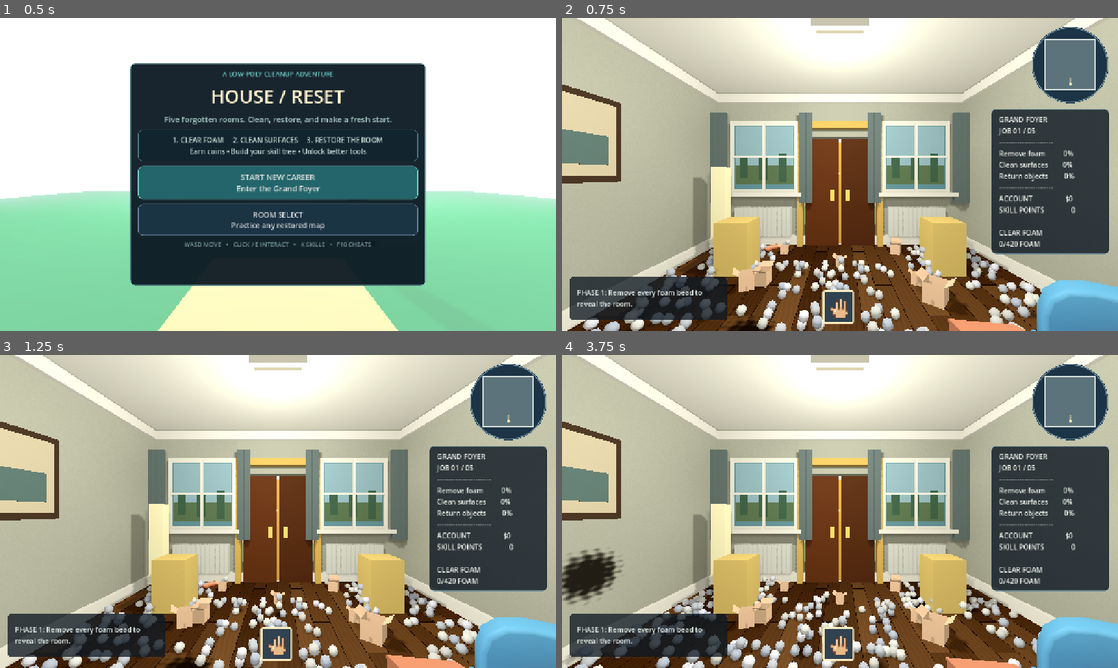
Above: before the commit, frames 1-4 (two rows, left to right).
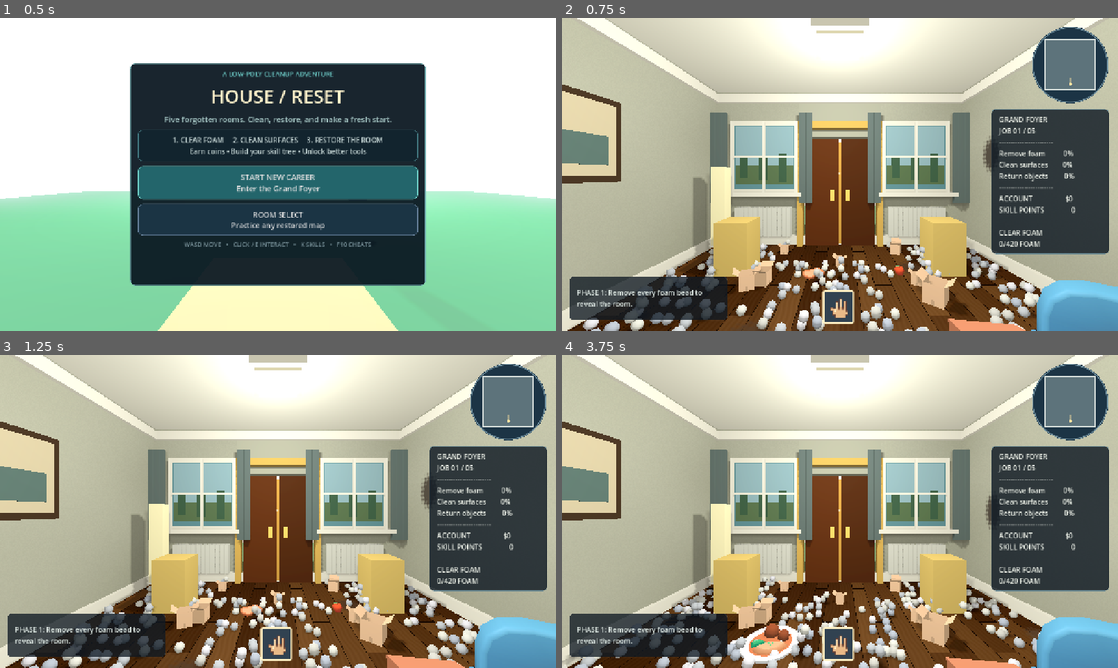
Above: after the commit, the same moments.

Repository: OuanEng/gay
Game: Godot game, scene res://house_main.tscn
The game is run twice, just before and just after one commit, with the same random seed, the same clock (stepped at 60 frames per second) and the same inputs.
Inputs (mouse positions are in pixels of both pictures, inside the frame that each line leads up to):
- Up to frame 1 (0.5 s): no input
- Up to frame 2 (0.75 s): click "START NEW CAREER Enter the Gr…" at 0.5 s
- Up to frame 3 (1.25 s): no input
- Up to frame 4 (3.75 s): click (840, 642) at 1.25 s; tap Enter at 2 s; move the mouse to (867, 511) at 2.02 s; hold W 2.03-3.5 s; tap R at 2.1 s; click (867, 511) at 2.17 s; move the mouse to (812, 511) at 2.77 s; tap M at 2.85 s; click "START NEW CAREER Enter the Gr…" at 3.5 s

Frame 1 is identical in both runs. In frame 2, 0.5% of the frame differs, in the area x 28-78%, y 37-100%; in frame 3, 0.5%; in frame 4, 2.2%, in the area x 0-86%, y 44-99%.

Commit message:
Expand cleaning jobs and add branching skill tree

Diff:
--- a/house_game.gd
+++ b/house_game.gd
@@ -118,8 +118,8 @@
 var misplaced_items: Array[StaticBody3D] = []
 var cleaned_surfaces := 0
 var organized_items := 0
-var room_dirt_counts := [2, 3, 4, 5, 7]
-var room_item_counts := [2, 3, 4, 5, 7]
+var room_dirt_counts := [5, 9, 14, 20, 28]
+var room_item_counts := [3, 5, 8, 12, 17]
 var cleanup_room_names := ["GRAND FOYER", "GUEST ROOM", "DINING HALL", "LIBRARY", "BALLROOM"]
 var cleanup_foam_counts := [420, 800, 1400, 2100, 3000]
 var phase_names := ["CLEAR FOAM", "CLEAN SURFACES", "ORGANIZE ROOM"]
@@ -658,48 +658,76 @@
 	skill_panel.anchor_right = 0.5
 	skill_panel.anchor_top = 0.5
 	skill_panel.anchor_bottom = 0.5
-	skill_panel.offset_left = -360.0
-	skill_panel.offset_right = 360.0
-	skill_panel.offset_top = -280.0
-	skill_panel.offset_bottom = 280.0
+	skill_panel.offset_left = -570.0
+	skill_panel.offset_right = 570.0
+	skill_panel.offset_top = -330.0
+	skill_panel.offset_bottom = 330.0
 	skill_panel.add_theme_stylebox_override("panel", ui_panel_style(Color(0.035, 0.075, 0.11, 0.98), Color("8a6fd1")))
 	skill_panel.mouse_filter = Control.MOUSE_FILTER_STOP
 	root.add_child(skill_panel)
-	var column := VBoxContainer.new()
-	column.add_theme_constant_override("separation", 10)
-	skill_panel.add_child(column)
+	var tree := Control.new()
+	tree.custom_minimum_size = Vector2(1100, 620)
+	tree.set_script(load("res://skill_tree_backdrop.gd"))
+	tree.set("game", self)
+	skill_panel.add_child(tree)
 	var title := Label.new()
 	title.text = "CLEANER SKILL TREE"
 	title.horizontal_alignment = HORIZONTAL_ALIGNMENT_CENTER
+	title.position = Vector2(0, 8)
+	title.size = Vector2(1100, 40)
 	title.add_theme_font_size_override("font_size", 30)
 	title.add_theme_color_override("font_color", Color("eadcff"))
-	column.add_child(title)
+	tree.add_child(title)
 	skill_points_label = Label.new()
 	skill_points_label.horizontal_alignment = HORIZONTAL_ALIGNMENT_CENTER
+	skill_points_label.position = Vector2(0, 48)
+	skill_points_label.size = Vector2(1100, 30)
 	skill_points_label.add_theme_font_size_override("font_size", 20)
-	column.add_child(skill_points_label)
+	tree.add_child(skill_points_label)
 	var intro := Label.new()
-	intro.text = "Spend points earned from restored rooms. Each branch has 3 levels."
+	intro.text = "Buy each branch from bottom to top  •  Every restored room earns 1 skill point"
 	intro.horizontal_alignment = HORIZONTAL_ALIGNMENT_CENTER
+	intro.position = Vector2(0, 78)
+	intro.size = Vector2(1100, 26)
 	intro.add_theme_color_override("font_color", Color("b9cbd2"))
-	column.add_child(intro)
-	var grid := GridContainer.new()
-	grid.columns = 2
-	grid.add_theme_constant_override("h_separation", 10)
-	grid.add_theme_constant_override("v_separation", 10)
-	column.add_child(grid)
+	tree.add_child(intro)
+	var legend := Label.new()
+	legend.text = "FILLED = OWNED     BRIGHT RING = AVAILABLE     GRAY = LOCKED"
+	legend.position = Vector2(22, 560)
+	legend.size = Vector2(620, 28)
+	legend.add_theme_font_size_override("font_size", 14)
+	legend.add_theme_color_override("font_color", Color("91a1ad"))
+	tree.add_child(legend)
 	var labels := ["QUICK HANDS", "FOAM BLOWER", "DEEP CLEAN", "ORGANIZER MAGNET", "LIGHT FEET"]
-	for i in labels.size():
-		var button := Button.new()
-		button.custom_minimum_size = Vector2(325.0, 68.0)
-		button.pressed.connect(upgrade_skill.bind(i))
-		grid.add_child(button)
-		skill_buttons.append(button)
+	var colors := [Color("35e68a"), Color("35bce6"), Color("f4c430"), Color("e865ce"), Color("ff5b5b")]
+	var branch_x := [110.0, 330.0, 550.0, 770.0, 990.0]
+	var node_y := [400.0, 295.0, 190.0]
+	for branch in labels.size():
+		var branch_label := Label.new()
+		branch_label.text = labels[branch]
+		branch_label.horizontal_alignment = HORIZONTAL_ALIGNMENT_CENTER
+		branch_label.position = Vector2(branch_x[branch] - 100, 118)
+		branch_label.size = Vector2(200, 30)
+		branch_label.add_theme_font_size_override("font_size", 17)
+		branch_label.add_theme_color_override("font_color", colors[branch])
+		tree.add_child(branch_label)
+		for tier in 3:
+			var button := Button.new()
+			button.position = Vector2(branch_x[branch] - 41, node_y[tier] - 41)
+			button.size = Vector2(82, 82)
+			button.add_theme_font_size_override("font_size", 13)
+			button.set_meta("branch", branch)
+			button.set_meta("tier", tier + 1)
+			button.set_meta("branch_color", colors[branch])
+			button.pressed.connect(upgrade_skill_node.bind(branch, tier + 1))
+			tree.add_child(button)
+			skill_buttons.append(button)
 	var close := Button.new()
 	close.text = "CLOSE SKILL TREE    [K]"
-	close.custom_minimum_size.y = 44.0
+	close.position = Vector2(845, 548)
+	close.size = Vector2(235, 48)
 	close.pressed.connect(close_skill_tree)
-	column.add_child(close)
+	tree.add_child(close)
 	skill_panel.visible = false
 	update_skill_tree()
 
@@ -989,12 +1017,16 @@
 
 
 func upgrade_skill(branch: int) -> void:
+	upgrade_skill_node(branch, get_skill_level(branch) + 1)
+
+
+func upgrade_skill_node(branch: int, target_level: int) -> void:
 	if skill_points <= 0:
 		message = "No skill points. Restore another room to earn more."
 		update_skill_tree()
 		return
 	var level := get_skill_level(branch)
-	if level >= 3:
+	if level >= 3 or target_level != level + 1:
 		return
 	var coin_cost: int = skill_coin_costs[level]
 	if coins < coin_cost:
@@ -1003,7 +1035,7 @@
 		return
 	skill_points -= 1
 	coins -= coin_cost
-	set_skill_level(branch, level + 1)
+	set_skill_level(branch, target_level)
 	if branch == 1:
 		owns_blower = true
 		blower_level = blower_skill
@@ -1038,11 +1070,38 @@
 		"Longer reach and faster object placement",
 		"Move faster and crouch without slowing as much"
 	]
+	var tier_effects := [
+		["PICK 3", "PICK 5", "PICK 7"],
+		["UNLOCK", "+POWER", "+RADIUS"],
+		["SCRUB +", "CLEAN 3", "CLEAN 4"],
+		["REACH +", "REACH ++", "REACH +++"],
+		["SPEED 12%", "SPEED 24%", "SPEED 36%"]
+	]
 	for i in skill_buttons.size():
-		var level := get_skill_level(i)
-		var cost_text := "MAX" if level >= 3 else ("FREE" if skill_coin_costs[level] == 0 else "%d COINS" % skill_coin_costs[level])
-		skill_buttons[i].text = "%s   %d/3   •   %s\n%s" % [names[i], level, cost_text, details[i]]
-		skill_buttons[i].disabled = level >= 3 or skill_points <= 0 or (level < 3 and coins < skill_coin_costs[level])
+		var button := skill_buttons[i]
+		var branch: int = int(button.get_meta("branch"))
+		var tier: int = int(button.get_meta("tier"))
+		var level := get_skill_level(branch)
+		var completed := tier <= level
+		var available := tier == level + 1
+		var cost: int = skill_coin_costs[tier - 1]
+		var roman: String = ["I", "II", "III"][tier - 1]
+		button.text = "%s  %s\n%s" % [roman, tier_effects[branch][tier - 1], "OWNED" if completed else "$%d" % cost]
+		button.tooltip_text = "%s %s: %s" % [names[branch], roman, details[branch]]
+		button.disabled = completed or not available or skill_points <= 0 or coins < cost
+		var branch_color: Color = button.get_meta("branch_color")
+		var style := StyleBoxFlat.new()
+		style.bg_color = branch_color.darkened(0.28) if completed else Color(0.045, 0.075, 0.10, 0.98)
+		style.border_color = branch_color if completed or available else Color("465260")
+		var border := 6 if available else 4
+		style.set_border_width_all(border)
+		style.set_corner_radius_all(41)
+		button.add_theme_stylebox_override("normal", style)
+		button.add_theme_stylebox_override("hover", style)
+		button.add_theme_stylebox_override("pressed", style)
+		button.add_theme_stylebox_override("disabled", style)
+		button.add_theme_color_override("font_color", Color.WHITE)
+		button.add_theme_color_override("font_disabled_color", branch_color.lightened(0.35) if completed else Color("77828e"))
 
 
 func show_modes() -> void:
@@ -1641,12 +1700,17 @@
 		var on_wall: bool = i % 2 == 1
 		var floor_spot := random_room_spot(rng)
 		var pos := Vector3(floor_spot.x, 0.065, floor_spot.y)
-		var size := Vector3(0.72, 0.025, 0.72)
+		var width := rng.randf_range(0.45, 1.05)
+		var depth := rng.randf_range(0.38, 0.92)
+		var size := Vector3(width, 0.025, depth)
 		if on_wall:
 			var wall_x := bounds.x + 0.11 if i % 4 == 1 else bounds.y - 0.11
 			pos = Vector3(wall_x, rng.randf_range(0.7, 2.2), rng.randf_range(bounds.z + 0.8, bounds.w - 0.8))
-			size = Vector3(0.04, 0.62, 0.72)
-		var dirt := make_cleanup_body("Wall grime" if on_wall else "Floor dirt", pos, size, Color("665044"), 8)
+			size = Vector3(0.04, rng.randf_range(0.38, 0.82), rng.randf_range(0.42, 0.95))
+		var dirt_colors := [Color("5d493c"), Color("414b3f"), Color("70594a"), Color("4e4540")]
+		var dirt := make_cleanup_body("Wall grime" if on_wall else "Floor dirt", pos, size, dirt_colors[i % dirt_colors.size()], 8)
+		if not on_wall:
+			dirt.rotation.y = rng.randf_range(-PI, PI)
 		dirt_spots.append(dirt)
 	for i in room_item_counts[current_level - 1]:
 		var item_spot := random_room_spot(rng)
@@ -1697,6 +1761,7 @@
 			visual.rotation.x = -PI * 0.5
 		var stain_material := ShaderMaterial.new()
 		stain_material.shader = load("res://stain.gdshader")
+		stain_material.set_shader_parameter("stain_color", Vector3(color.r, color.g, color.b))
 		visual.material_override = stain_material
 		visual.cast_shadow = GeometryInstance3D.SHADOW_CASTING_SETTING_OFF
 	body.add_child(visual)
@@ -1750,7 +1815,7 @@
 		return true
 	var body: StaticBody3D = hit["collider"]
 	if cleanup_phase == 1:
-		var scrub: float = float(body.get_meta("scrub",0.0)) + 0.20 + float(mop_skill) * 0.08
+		var scrub: float = float(body.get_meta("scrub",0.0)) + 0.34 + float(mop_skill) * 0.12
 		body.set_meta("scrub", scrub)
 		var stain_visual := body.get_child(0) as MeshInstance3D
 		if stain_visual.material_override is ShaderMaterial:
--- /dev/null
+++ b/skill_tree_backdrop.gd
@@ -0,0 +1,28 @@
+extends Control
+
+var game: Node
+var branch_x := [110.0, 330.0, 550.0, 770.0, 990.0]
+var node_y := [400.0, 295.0, 190.0]
+var colors := [Color("35e68a"), Color("35bce6"), Color("f4c430"), Color("e865ce"), Color("ff5b5b")]
+
+func _process(_delta: float) -> void:
+	queue_redraw()
+
+func _draw() -> void:
+	# A clean shared trunk keeps all branch connections away from text.
+	var root := Vector2(550, 500)
+	draw_circle(root, 25, Color("16242e"))
+	draw_arc(root, 25, 0, TAU, 40, Color("dbc77d"), 4, true)
+	draw_line(root, Vector2(550, 455), Color("dbc77d"), 6, true)
+	draw_line(Vector2(branch_x[0], 455), Vector2(branch_x[4], 455), Color("42505d"), 5, true)
+	for branch in 5:
+		var level: int = game.get_skill_level(branch) if game != null else 0
+		var first := Vector2(branch_x[branch], node_y[0])
+		draw_line(Vector2(branch_x[branch], 455), first, colors[branch] if level > 0 else Color("42505d"), 7 if level > 0 else 4, true)
+		for tier in 2:
+			var from := Vector2(branch_x[branch], node_y[tier])
+			var to := Vector2(branch_x[branch], node_y[tier + 1])
+			draw_line(from, to, colors[branch] if level > tier + 1 else Color("42505d"), 7 if level > tier + 1 else 4, true)
+	# Small center emblem.
+	draw_line(Vector2(540, 500), Vector2(548, 508), Color("dbc77d"), 4, true)
+	draw_line(Vector2(548, 508), Vector2(562, 489), Color("dbc77d"), 4, true)
--- a/stain.gdshader
+++ b/stain.gdshader
@@ -1,9 +1,10 @@
 shader_type spatial;
 render_mode depth_draw_never;
 uniform float strength=1.0;
+uniform vec3 stain_color : source_color = vec3(0.11,0.085,0.045);
 void fragment(){
 vec2 p=(UV-vec2(0.5))*2.0;
 float noise=sin(p.x*19.0+sin(p.y*13.0))*0.09+sin(p.y*31.0)*0.08;
 float shape=1.0-smoothstep(0.45,0.94,length(p)+noise);
-ALBEDO=vec3(0.11,0.085,0.045); ALPHA=shape*0.85*strength; ROUGHNESS=1.0; SPECULAR=0.0;
+ALBEDO=stain_color; ALPHA=shape*0.78*strength; ROUGHNESS=1.0; SPECULAR=0.0;
 }
Not shown, added: skill_tree_backdrop.gd.uid
Not shown, changed: README.md
Not shown, changed: docs/index.html
Not shown, changed: docs/index.pck
